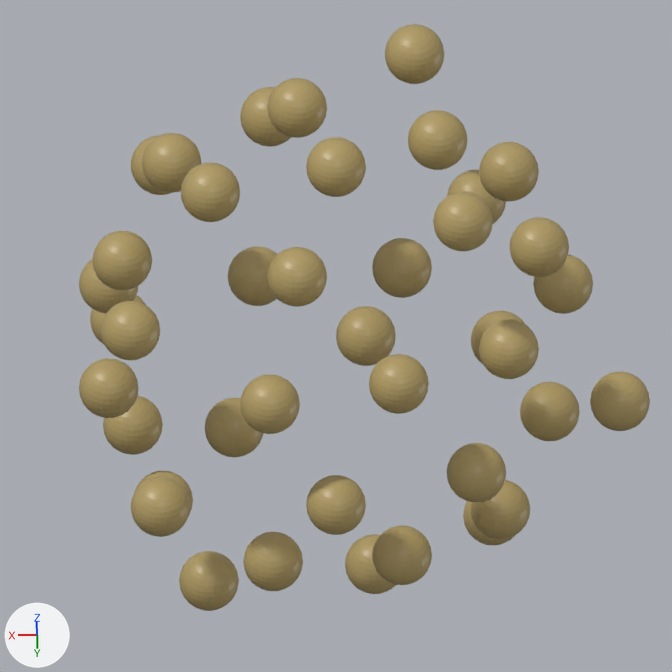
The Blender file Blends - Projectiles/Nanites/Nanites.blend as it was, and as the next commit left it.
The view is the same before and after, from the file's camera 'Ship Top.001'. The lights are fixed; the arrows at lower left show +X, +Y and +Z.
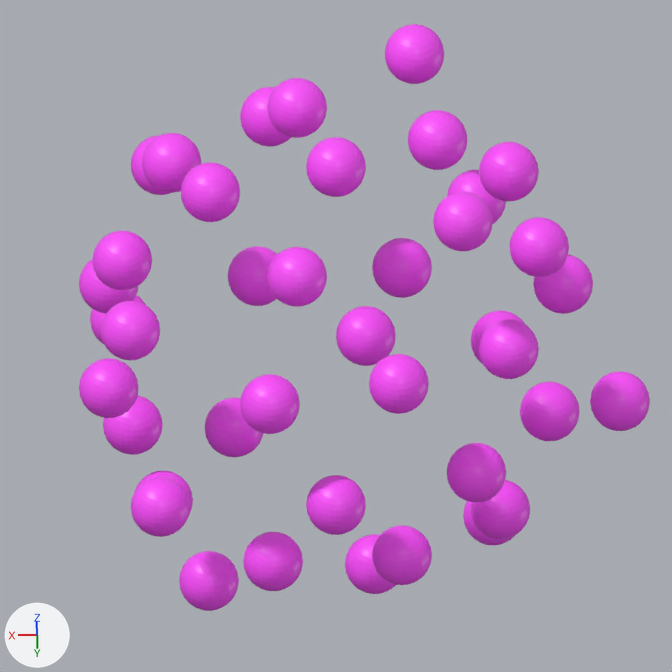
Location of each change, [x1, y1, x2, y2] in pixels of the pictures (672 x 672 px):
'Empty.003', recoloured (yellow to pink): [385, 24, 444, 84] in both
'Empty.015', recoloured (yellow to pink): [509, 217, 569, 277] in both
'Empty.014', recoloured (yellow to pink): [479, 319, 539, 379] in both
'Empty.024', recoloured (yellow to pink): [590, 371, 650, 431] in both
'Empty.001', recoloured (yellow to pink): [306, 137, 366, 197] in both
'Empty.022', recoloured (yellow to pink): [306, 475, 366, 535] in both
'Empty.021', recoloured (yellow to pink): [131, 477, 190, 537] in both
'Empty.002', recoloured (yellow to pink): [408, 110, 467, 170] in both
'Empty.037', recoloured (yellow to pink): [179, 551, 239, 611] in both
'Empty.010', recoloured (yellow to pink): [240, 374, 300, 434] in both
'Empty.012', recoloured (yellow to pink): [369, 354, 429, 414] in both
'Empty.026', recoloured (yellow to pink): [372, 238, 432, 298] in both
'Empty.011', recoloured (yellow to pink): [267, 247, 327, 307] in both
'Empty', recoloured (yellow to pink): [267, 78, 327, 138] in both
'Empty.032', recoloured (yellow to pink): [372, 525, 432, 585] in both
'Empty.020', recoloured (yellow to pink): [79, 358, 139, 418] in both
'Empty.031', recoloured (yellow to pink): [243, 532, 303, 591] in both
'Empty.013', recoloured (yellow to pink): [433, 192, 493, 251] in both
'Empty.007', recoloured (yellow to pink): [181, 162, 240, 222] in both
'Empty.009', recoloured (yellow to pink): [101, 301, 160, 360] in both
'Empty.004', recoloured (yellow to pink): [479, 142, 539, 201] in both
'Empty.023', recoloured (yellow to pink): [447, 443, 506, 503] in both
'Empty.034', recoloured (yellow to pink): [520, 382, 580, 441] in both
'Empty.008', recoloured (yellow to pink): [92, 231, 152, 290] in both
'Empty.041', recoloured (yellow to pink): [336, 306, 396, 366] in both
'Empty.006', recoloured (yellow to pink): [142, 133, 201, 193] in both
'Empty.029', recoloured (yellow to pink): [103, 396, 163, 455] in both
'Empty.025', recoloured (yellow to pink): [533, 254, 593, 314] in both
'Empty.033', recoloured (yellow to pink): [471, 480, 530, 539] in both
'Empty.039', recoloured (yellow to pink): [205, 398, 263, 457] in both
'Empty.027', recoloured (yellow to pink): [228, 246, 277, 306] in both
'Empty.005', recoloured (yellow to pink): [240, 87, 291, 147] in both
'Empty.036', recoloured (yellow to pink): [345, 534, 396, 594] in both
'Empty.019', recoloured (yellow to pink): [79, 259, 138, 313] in both
'Empty.016', recoloured (yellow to pink): [447, 169, 506, 224] in both
'Empty.035', recoloured (yellow to pink): [471, 310, 526, 364] in both
'Empty.018', recoloured (yellow to pink): [131, 135, 171, 195] in both
'Empty.040', recoloured (yellow to pink): [463, 501, 515, 545] in both
'Empty.030', recoloured (yellow to pink): [135, 471, 193, 514] in both
'Empty.028', recoloured (yellow to pink): [90, 295, 146, 344] in both

Diff of the bpy script that builds the scene:
```diff
--- a/Blends - Projectiles/Nanites/Nanites.blend.py
+++ b/Blends - Projectiles/Nanites/Nanites.blend.py
@@ mat_outer_purple @@
+mat_outer_purple = principled_material('Outer Purple')
+mat_outer_purple.base_color = (1.0, 0.0762, 1.0)  # pink #ff4eff
+mat_outer_purple.roughness = 0.4
@@ me_sphere_005 @@
 me_sphere_005.from_pydata(...)  # 482 vertices, 512 faces; spans x -1.0..1.0, y -1.0..1.0, z -1.0..1.0
-me_sphere_005.materials.append(mat_brown_outer)  # yellow #b19c64
+me_sphere_005.materials.append(mat_outer_purple)  # pink #ff4eff
```
